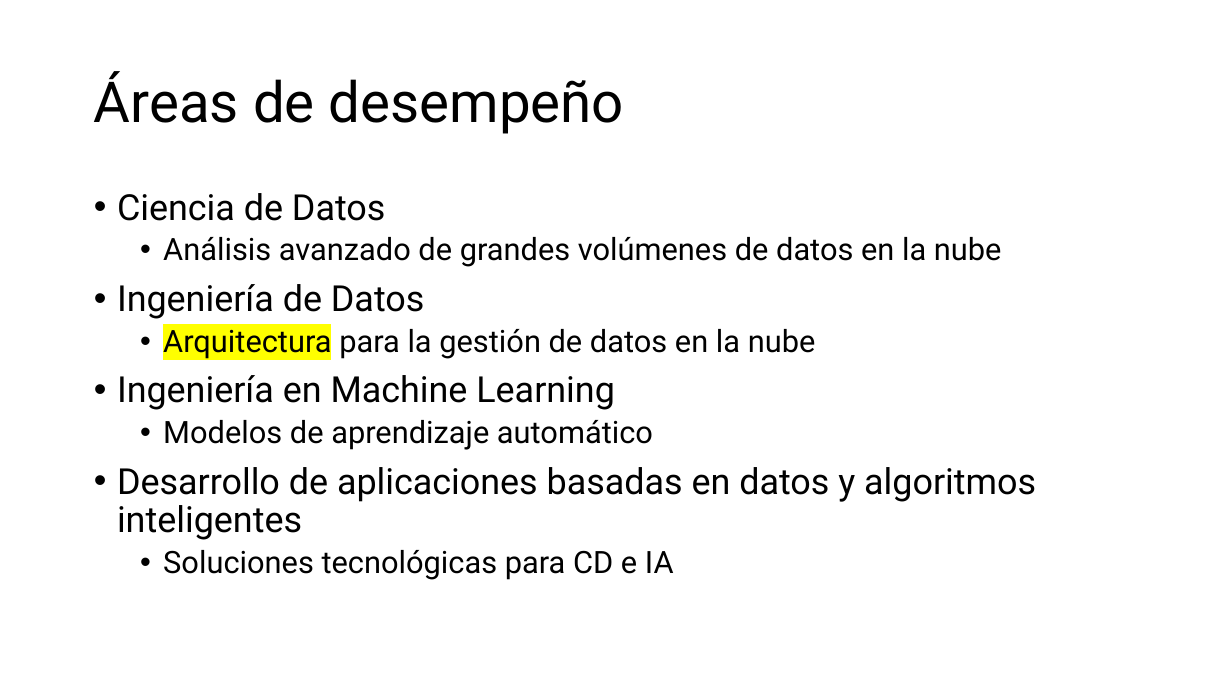
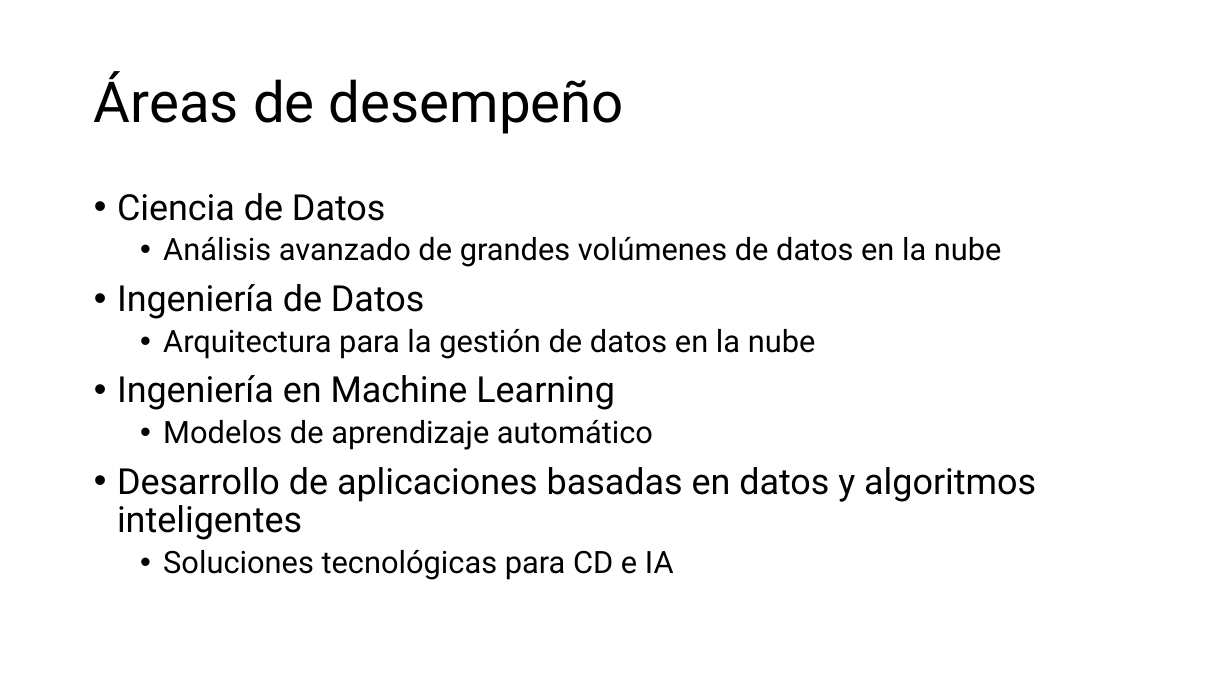
Before and after one commit to aavendan/cdia, a slide deck: slide 12 of 03 Presentación - CDIA.pptx. Drawn at 1232x693 pixels with LibreOffice and Linux fonts; fonts in the diff are those of the drawing. Boxes give left, top, right and bottom in pixels: in the first picture for what was removed or moved away, otherwise in the second. Text is boxed around its words. In the diff, an @@ line names an element or a change of style, - is before the commit and + after.

```diff
--- a/03 Presentación - CDIA.pptx
+++ b/03 Presentación - CDIA.pptx
@@ text at (163, 329, 816, 359): highlight #FFFF00 to none in "Arquitectura" @@
```
Also in this commit, not shown: 2 other slides changed.
